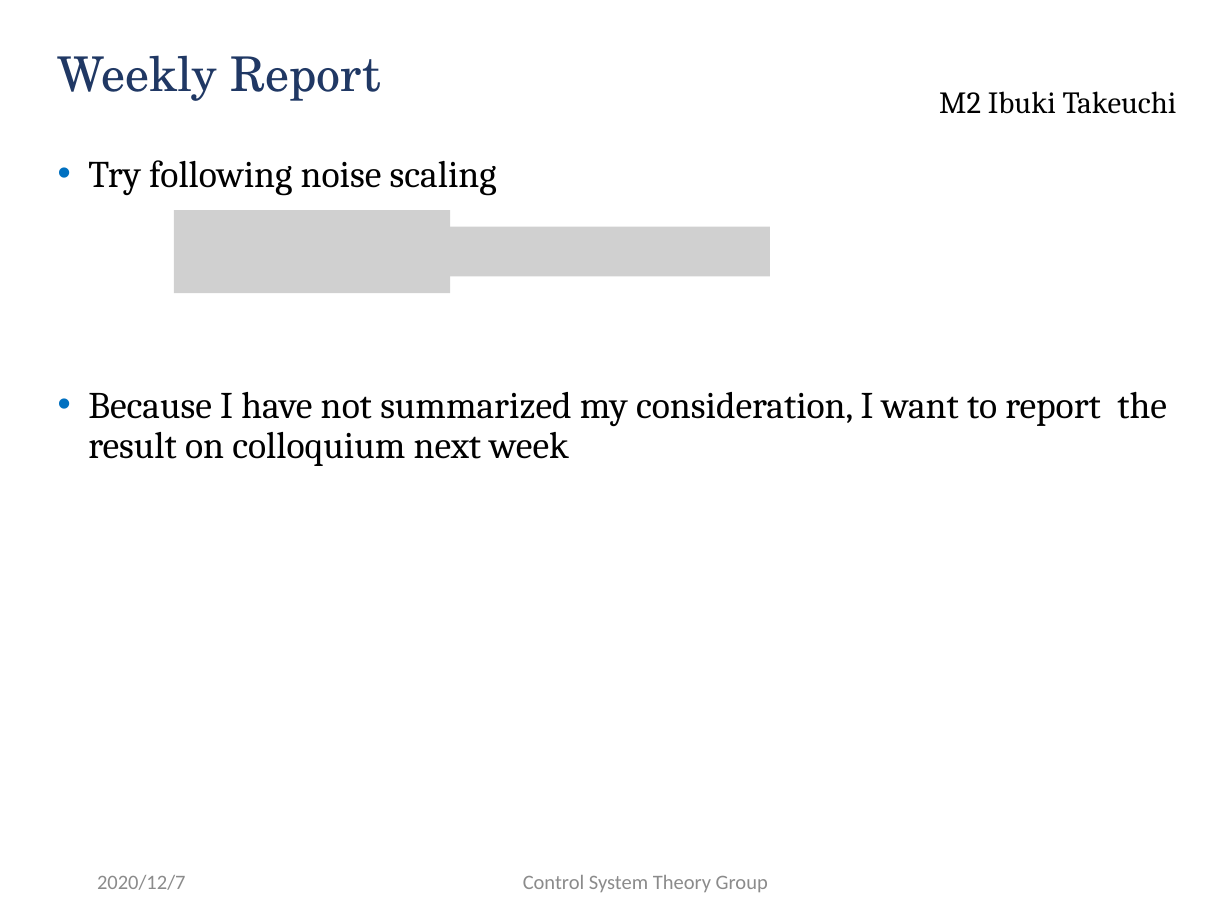
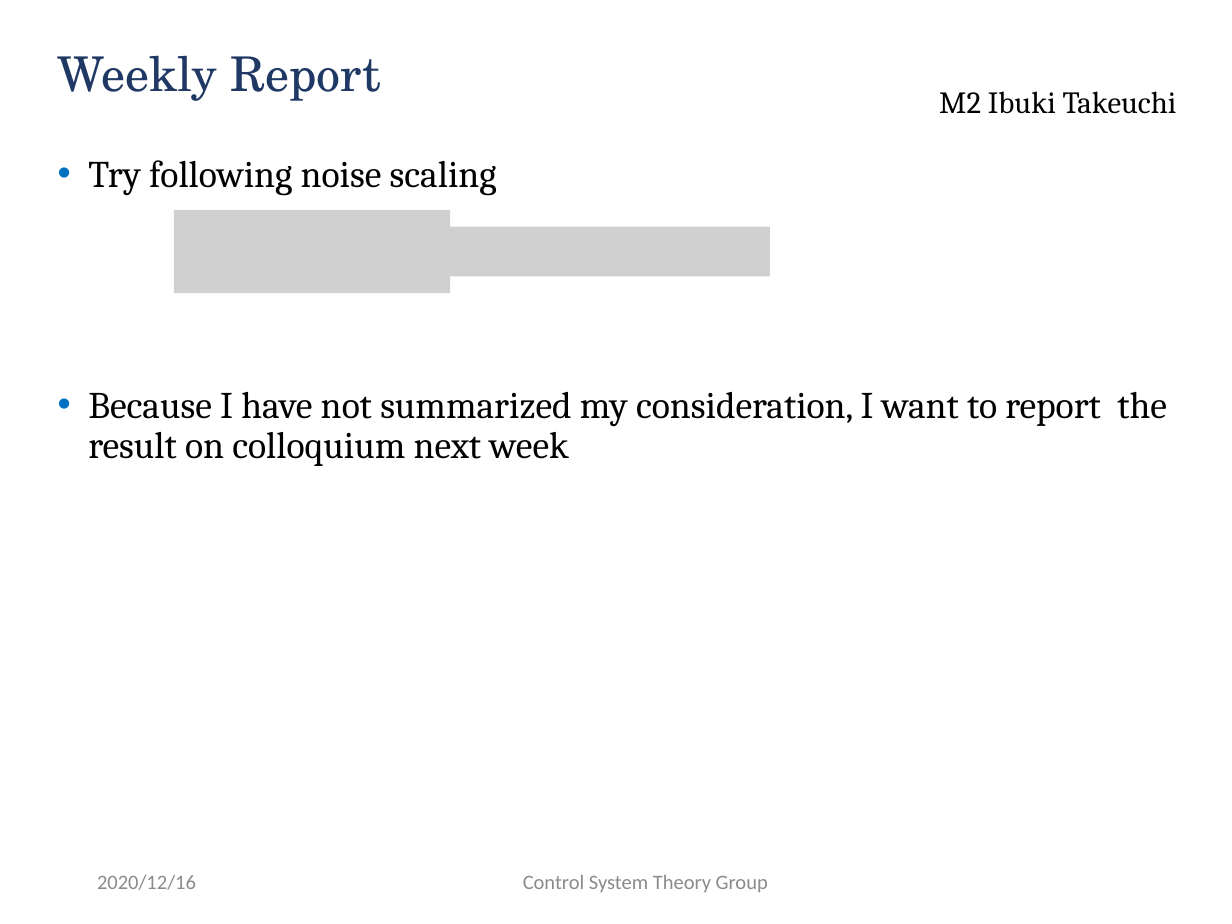
Before and after one commit to ibuki1024/weekly_report, a slide deck: slide 6 of report.pptx. Drawn at 1232x924 pixels with LibreOffice and Linux fonts; fonts in the diff are those of the drawing; grey boxes stand for pictures; background and template pictures are left out. Boxes give left, top, right and bottom in pixels: in the first picture for what was removed or moved away, otherwise in the second. Text is boxed around its words. In the diff, an @@ line names an element or a change of style, - is before the commit and + after.

Commit message:
report to kk

```diff
--- a/report.pptx
+++ b/report.pptx
@@ text at [97,875,196,890]: text changed @@
-2020/12/7
+2020/12/16
```
Also in this commit, not shown: 6 other slides changed, 4 slides added.
